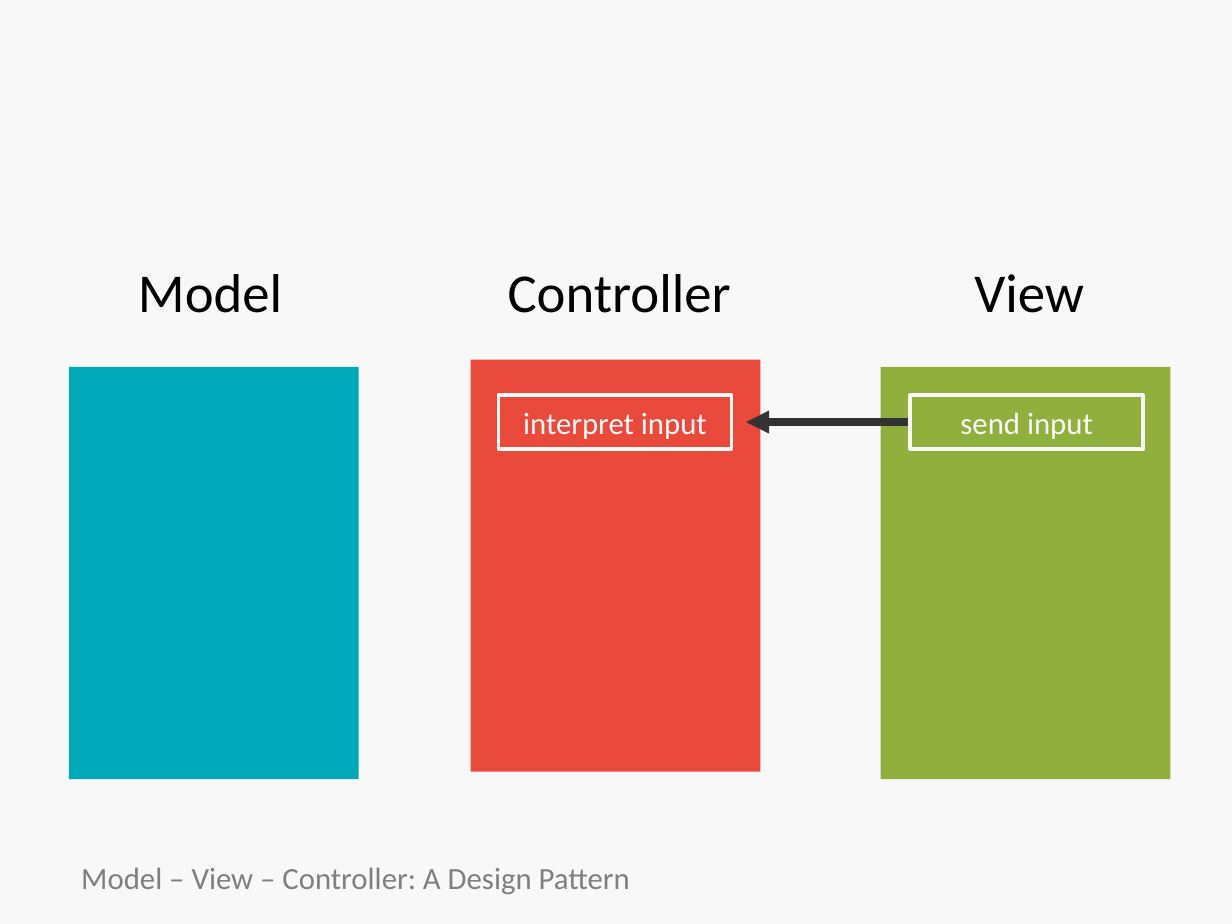
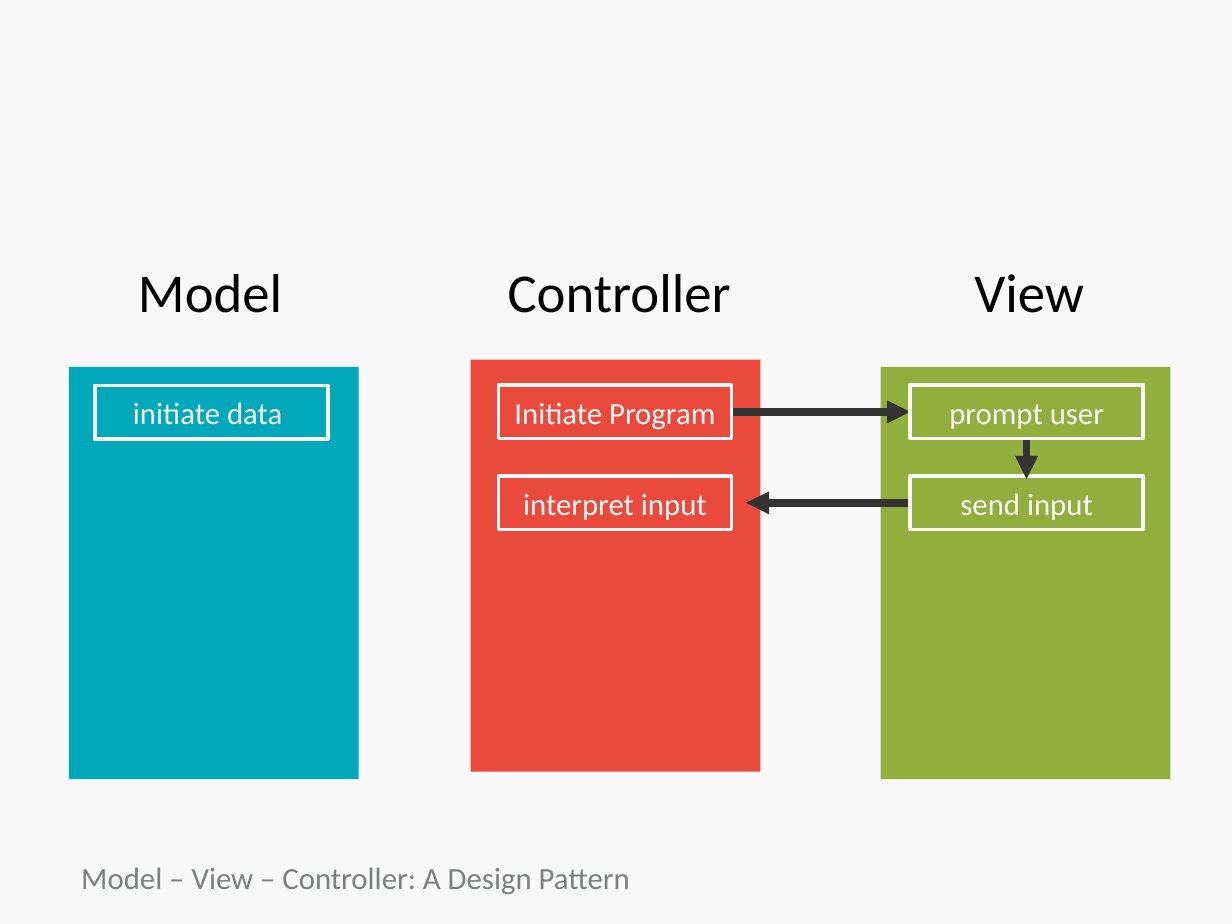
Before and after one commit to bootcoder/lectures, a slide deck: slide 29 of 1phase/ruby-mvc-single-res/HT-MVC.pptx (slide 27 before the commit). Drawn at 1232x924 pixels with LibreOffice and Linux fonts; fonts in the diff are those of the drawing; background and template pictures are left out. Boxes give left, top, right and bottom in pixels: in the first picture for what was removed or moved away, otherwise in the second. Text is boxed around its words. In the diff, an @@ line names an element or a change of style, - is before the commit and + after.

```diff
--- a/1phase/ruby-mvc-single-res/HT-MVC.pptx
+++ b/1phase/ruby-mvc-single-res/HT-MVC.pptx
@@ rectangle added at (x1=95, y1=386, x2=328, y2=439), fill #00A9B9, outline #F8F8F8 2.25 pt, 18 pt, text #F8F8F8 @@
+initiate data
@@ rectangle added at (x1=499, y1=386, x2=732, y2=439), fill #EA4A3C, outline #F8F8F8 2.25 pt, 18 pt, text #F8F8F8 @@
+Initiate Program
@@ rectangle added at (x1=910, y1=386, x2=1143, y2=439), fill #91AF3D, outline #F8F8F8 2.25 pt, 18 pt, text #F8F8F8 @@
+prompt user
@@ arrow moved from (910, 423) - (747, 423) to (732, 411) - (910, 411) @@
@@ arrow added from (1026, 397) to (1026, 479), #333333 4.5 pt @@
@@ rectangle "interpret input" moved from (x1=499, y1=395, x2=732, y2=448) to (x1=499, y1=476, x2=732, y2=529) @@
@@ rectangle "send input" moved from (x1=910, y1=395, x2=1143, y2=448) to (x1=910, y1=476, x2=1143, y2=529) @@
@@ arrow added from (910, 503) to (747, 503), #333333 4.5 pt @@
```
Also in this commit, not shown: 6 other slides changed, 3 slides added.
